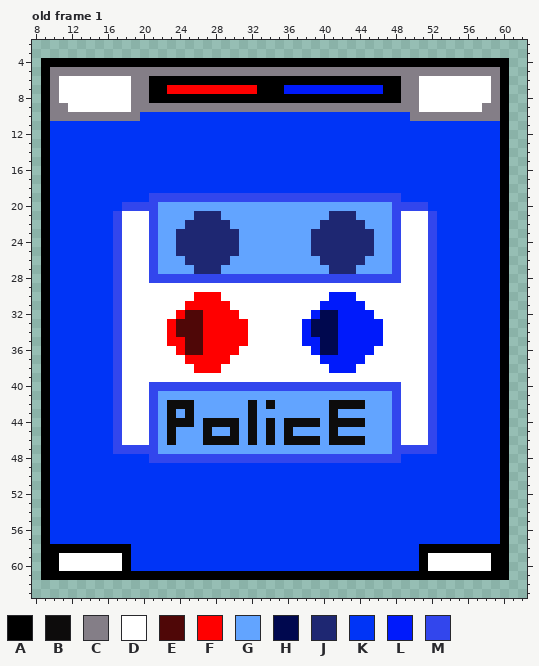
Pixel-art file: img/cops-car/cops-car.aseprite. Above: the version before the commit.
70x70 pixels, 3 frames. Colours within 5 levels of each other are drawn and written as one. Shown: old frame 1: x 8..62, y 2..63.
Palette (. is transparent): A #000000  B #0d0c0c  C #847e87  D #ffffff  E #4f0707  F #ff0000  G #62a4ff  H #00084f  J #1e2772  K #0034f6  L #001afb  M #3246ed
New version:
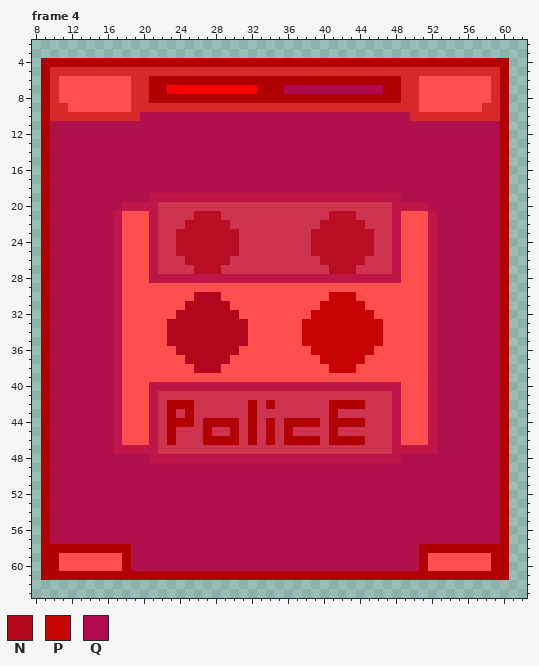
Colours new in this view: N #b2061c  P #c80303  Q #b0094e
A new or re-ordered frame is compared with the old frame closest to it.
What changed:
frames 3 -> 4
colour A: #000000 -> #b00000
colour C: #847e87 -> #d8282a
colour D: #ffffff -> #ff4f4f
colour G: #62a4ff -> #ce334f
colour J: #1e2772 -> #b90d24
colour K: #0034f6 -> #b0114d
colour M: #3246ed -> #bf164a
Frame 4 is new; against old frame 1:
y 7: x 36..46 LLLLLLLLLLL -> QQQQQQQQQQQ
y 30: x 26..28 FFF -> NNN; x 41..43 LLL -> PPP
y 31: x 25..29 FFFFF -> NNNNN; x 40..44 LLLLL -> PPPPP
y 32: x 24..30 FEEFFFF -> NNNNNNN; x 39..45 LHHLLLL -> PPPPPPP
y 33..34: x 23..31 FEEEFFFFF -> NNNNNNNNN; x 38..46 LHHHLLLLL -> PPPPPPPPP
y 35: x 23..31 FFEEFFFFF -> NNNNNNNNN; x 38..46 LLHHLLLLL -> PPPPPPPPP
y 36: x 24..30 FEEFFFF -> NNNNNNN; x 39..45 LHHLLLL -> PPPPPPP
y 37: x 25..29 FFFFF -> NNNNN; x 40..44 LLLLL -> PPPPP
y 38: x 26..28 FFF -> NNN; x 41..43 LLL -> PPP
y 42: x 23..25 BBB -> AAA; x 32 B -> A; x 34 B -> A; x 41..44 BBBB -> AAAA
y 43: x 23 B -> A; x 25 B -> A; x 32 B -> A; x 41 B -> A
y 44: x 23..25 BBB -> AAA; x 27..30 BBBB -> AAAA; x 32 B -> A; x 34 B -> A; x 36..39 BBBB -> AAAA; x 41..44 BBBB -> AAAA
y 45: x 23 B -> A; x 27 B -> A; x 30 B -> A; x 32 B -> A; x 34 B -> A; x 36 B -> A; x 41 B -> A
y 46: x 23 B -> A; x 27..30 BBBB -> AAAA; x 32 B -> A; x 34 B -> A; x 36..39 BBBB -> AAAA; x 41..44 BBBB -> AAAA
Changed places in both pictures, as pixel boxes (x1, y1, x2, y2):
changed: (41, 58, 509, 580)
